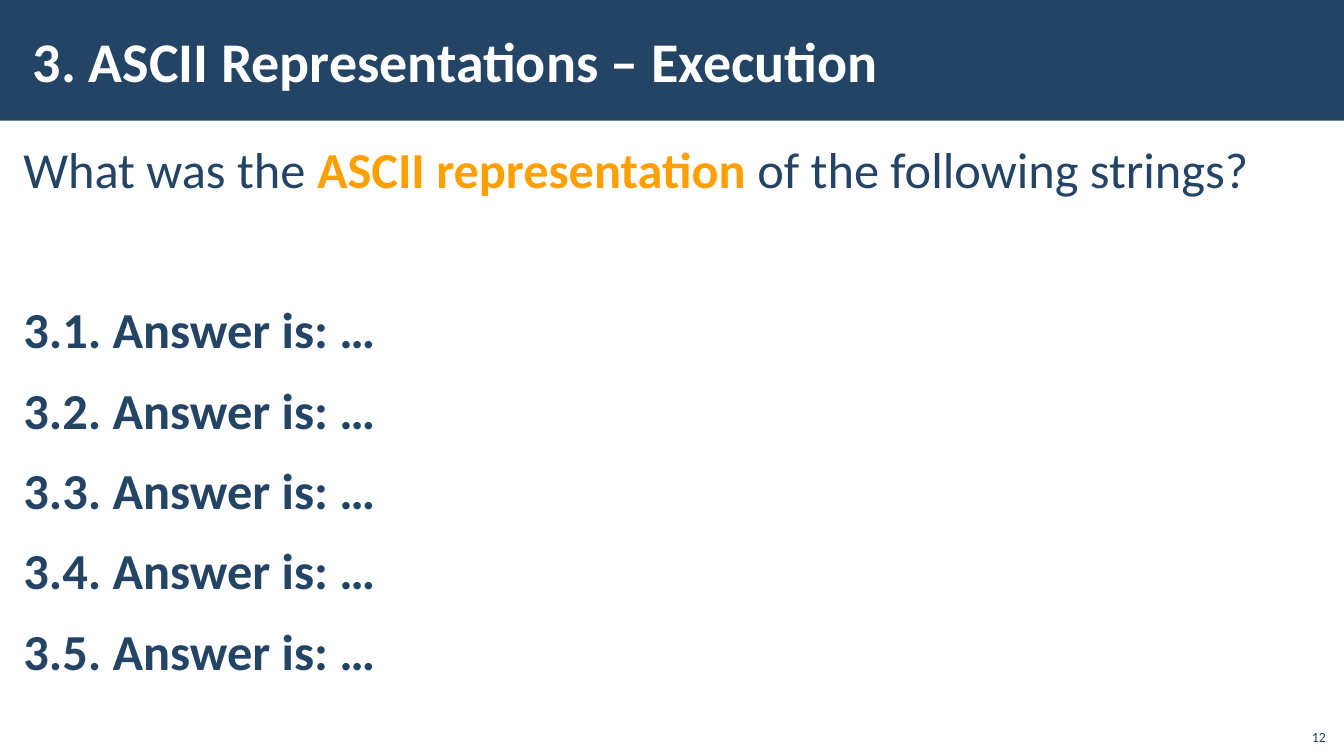
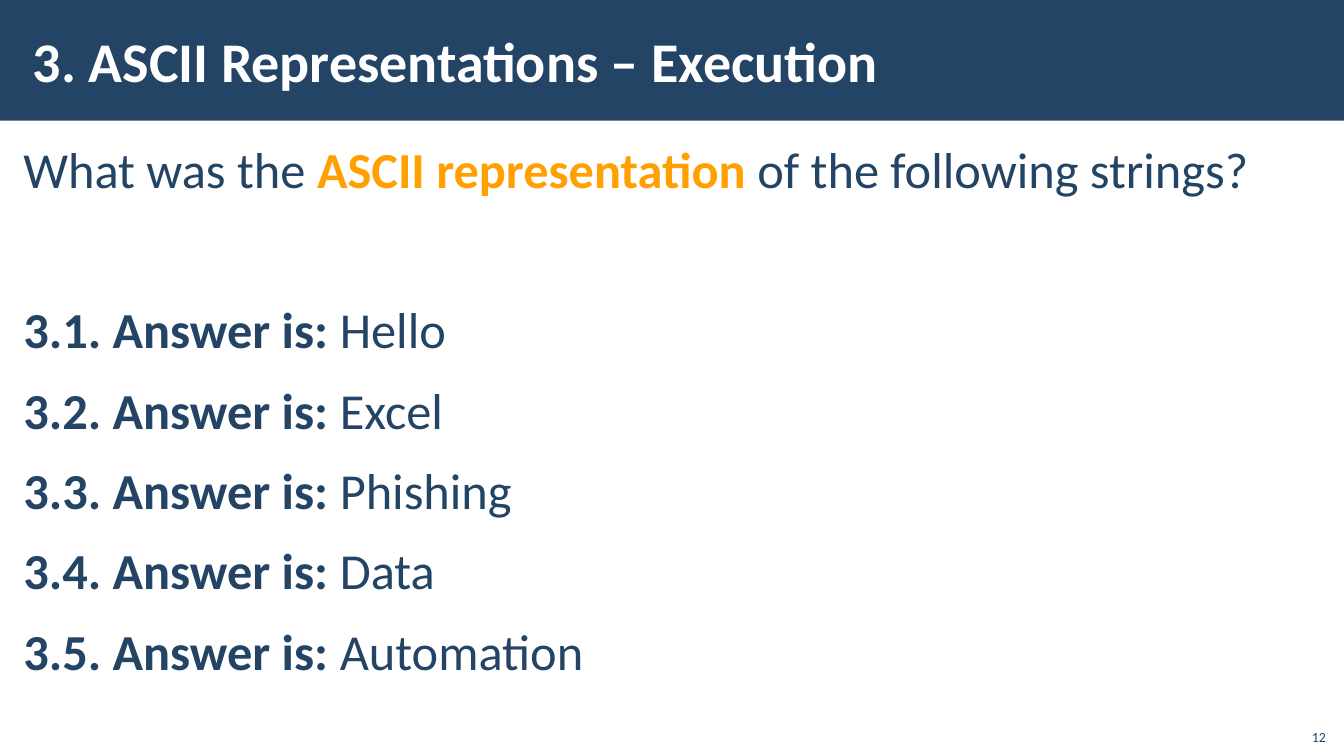
Before and after one commit to pirocorp/Introduction-to-Cyber-Security, a slide deck: slide 12 of 07. Exam/00-Introduction-To-Cyber-Security-Coursework.pptx. Drawn at 1344x756 pixels with LibreOffice and Linux fonts; fonts in the diff are those of the drawing; background and template pictures are left out. Boxes give left, top, right and bottom in pixels: in the first picture for what was removed or moved away, otherwise in the second. Text is boxed around its words. In the diff, an @@ line names an element or a change of style, - is before the commit and + after.

```diff
--- a/07. Exam/00-Introduction-To-Cyber-Security-Coursework.pptx
+++ b/07. Exam/00-Introduction-To-Cyber-Security-Coursework.pptx
@@ text at bbox=[23, 312, 583, 671]: text changed @@
-3.1. Answer is: …
-3.2. Answer is: …
-3.3. Answer is: …
-3.4. Answer is: …
-3.5. Answer is: …
+3.1. Answer is: Hello
+3.2. Answer is: Excel
+3.3. Answer is: Phishing
+3.4. Answer is: Data
+3.5. Answer is: Automation
```
Also in this commit, not shown: 1 other slide changed.
